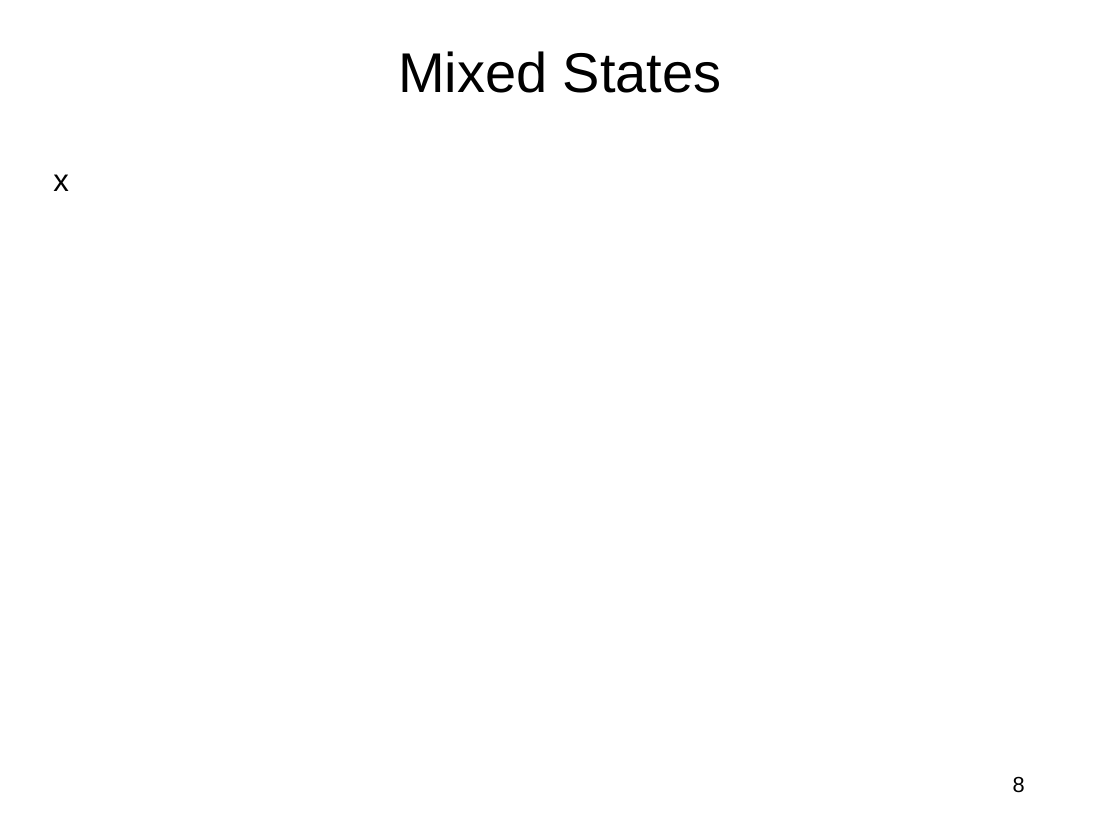
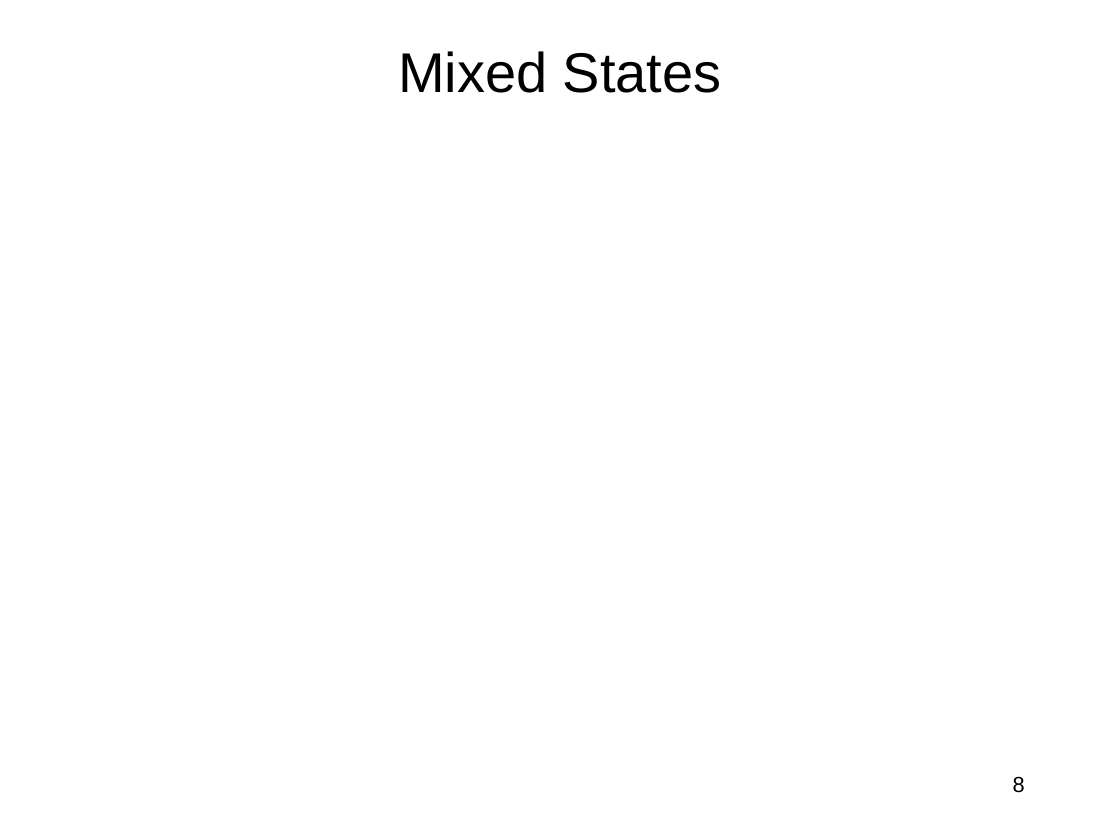
Before and after one commit to jlmucb/class_notes, a slide deck: slide 8 of BerkeleyClass/CS290Spring2013/Lectures/QC.pptx. Drawn at 1120x840 pixels with LibreOffice and Linux fonts; fonts in the diff are those of the drawing; grey boxes stand for pictures. Boxes give left, top, right and bottom in pixels: in the first picture for what was removed or moved away, otherwise in the second. Text is boxed around its words. In the diff, an @@ line names an element or a change of style, - is before the commit and + after.

```diff
--- a/BerkeleyClass/CS290Spring2013/Lectures/QC.pptx
+++ b/BerkeleyClass/CS290Spring2013/Lectures/QC.pptx
@@ text removed at [53,174,69,191] @@
-x
```
Also in this commit, not shown: 10 other slides changed, 5 slides added, 1 slide removed.
